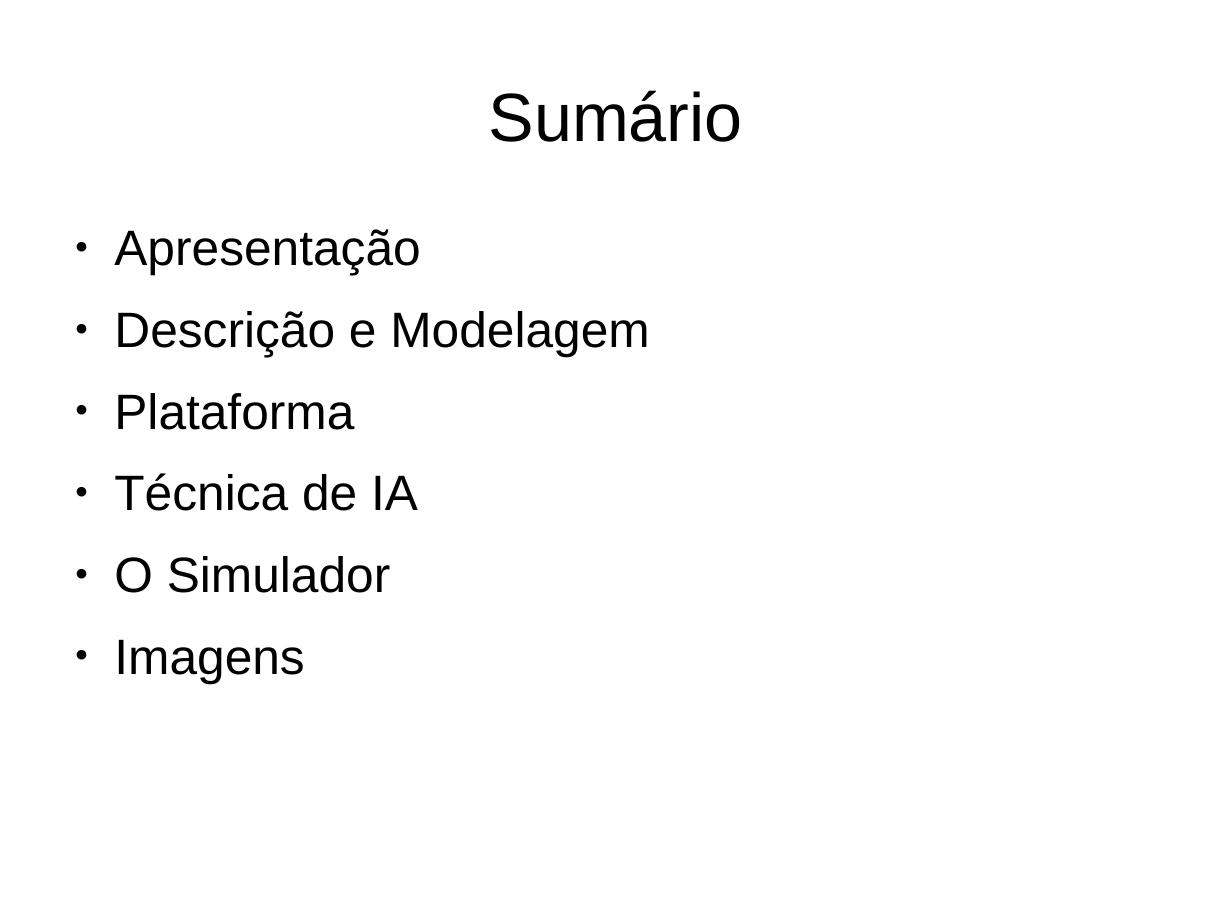
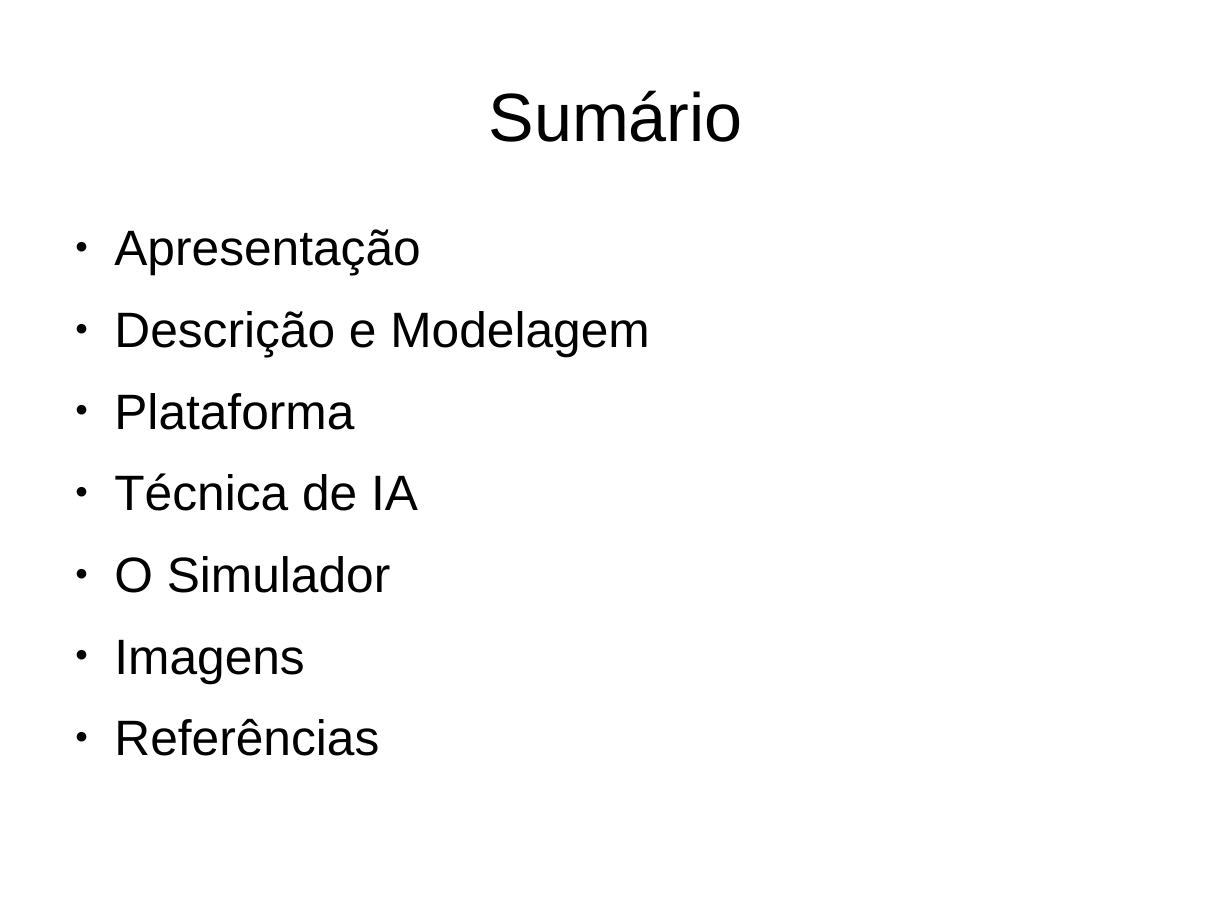
Before and after one commit to Pedr0Rocha/IA, a slide deck: slide 2 of Apresentacao.odp. Drawn at 1232x924 pixels with LibreOffice and Linux fonts; fonts in the diff are those of the drawing. Boxes give left, top, right and bottom in pixels: in the first picture for what was removed or moved away, otherwise in the second. Text is boxed around its words. In the diff, an @@ line names an element or a change of style, - is before the commit and + after.

```diff
--- a/Apresentacao.odp
+++ b/Apresentacao.odp
@@ text at (x1=114, y1=718, x2=379, y2=756): paragraph added @@
+● Referências
```
Also in this commit, not shown: 3 other slides changed, 6 slides added, 1 slide removed, 15 other files.
